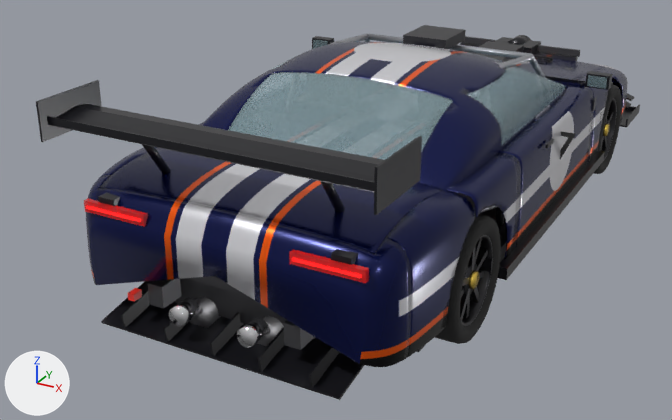
The glTF model godot/assets/sedan.glb: old version first, new version second.
Before and after are seen from a 50 mm lens placed at (2.37, -5.47, 2.61), pointed at (-0.36, -0.49, 0.12). The axes (+X, +Y, +Z) are drawn at lower left. The lights are the same throughout. The picture after the commit comes second. Where no turn or scale is listed for an object, it has been applied to the vertices. Vertices at exactly the same position are counted once.

The first picture shows 'Body_Rear', 'Body_Sides', 'Bumper_R', 'Diffuser', 'Door_FR', 'Exhaust', 'Radiator', 'RearWing', 'Rear_Glass', 'Roof_Pillars', 'Tire_RR', 'Trunk', 'Window_FR' and 31 more.
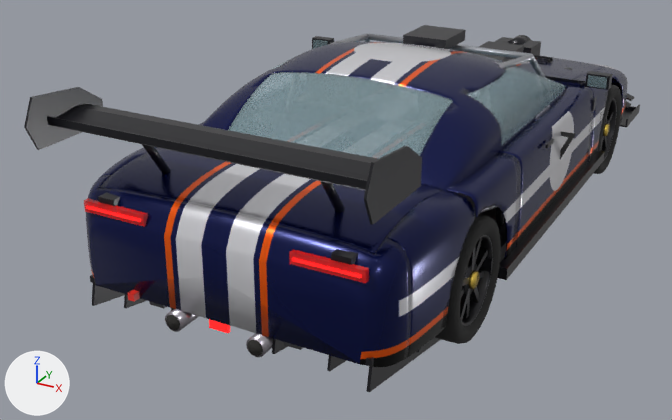
Where the change shows, as pixel boxes (x1, y1, x2, y2) in the pictures (672 x 420 px; the box of a moved part takes in the faces that stretch with it):
'RearWing', reshaped
    before: (36, 80, 422, 215)
    after: (24, 87, 422, 225)
'Diffuser', reshaped
    before: (101, 281, 364, 400)
    after: (90, 275, 441, 392)
'Exhaust', reshaped
    before: (169, 297, 284, 348)
    after: (165, 309, 273, 357)
'Radiator', moved, rescaled (not visible afterwards)
    before: (460, 36, 580, 61)
part 1 of me_bumper_r, moved or reshaped (not visible before)
    after: (97, 276, 358, 364)
part 2 of me_diffuser, added
    after: (90, 275, 374, 366)
part 3 of me_diffuser, added
    after: (209, 319, 230, 333)
part 4 of me_diffuser, rebuilt (not visible afterwards)
    before: (101, 281, 364, 400)
part 5 of me_diffuser, deleted (black)
    before: (120, 289, 150, 328)
part 6 of me_diffuser, deleted (black)
    before: (309, 347, 340, 388)
part 7 of me_diffuser, deleted (black)
    before: (209, 312, 244, 356)
part 8 of me_diffuser, built on
    before: (164, 321, 284, 372)
    after: (92, 283, 441, 392)
part 9 of me_rearwing, rebuilt (20% wider)
    before: (374, 136, 422, 215)
    after: (364, 146, 422, 225)
part 10 of me_rearwing, rebuilt (19% wider)
    before: (36, 80, 102, 142)
    after: (24, 87, 103, 150)
part 11 of me_exhaust, added
    after: (166, 315, 180, 330)
part 12 of me_exhaust, added
    after: (247, 340, 263, 356)
part 13 of me_exhaust, moved or reshaped (mostly hidden afterwards)
    before: (171, 297, 284, 346)
    after: (165, 309, 264, 357)
part 14 of me_exhaust, recoloured
    before: (169, 298, 268, 348)
    after: (166, 311, 273, 357)
'FuelCell', unchanged, covered by the edit
    before: (175, 278, 286, 326)

Diff of the bpy script that builds the scene:
```diff
--- a/godot/assets/sedan.glb.py
+++ b/godot/assets/sedan.glb.py
@@ mat_titanium @@
+mat_titanium = principled_material('titanium')
+mat_titanium.base_color = (0.46, 0.43, 0.48)  # grey #b5afb8
+mat_titanium.metallic = 1.0
+mat_titanium.roughness = 0.28
@@ me_bumper_r @@
 me_bumper_r.from_pydata(...)  # 1002 vertices, 2000 faces; spans x -0.92..0.92, y -2.33..-2.12, z 0.28..0.86
 # verts and faces of me_bumper_r; kept vertices keep their numbers, new ones are numbered from 1002
+# me_bumper_r part 1
+delete_faces([(431, 862, 432), (432, 862, 863), (377, 432, 863), (377, 863, 808)])
+faces += [(377, 432, 431), (808, 862, 863), (377, 431, 862), (377, 862, 808)]
 me_bumper_r.materials.append(mat_paint)
@@ me_diffuser @@
-me_diffuser.from_pydata(...)  # 48 vertices, 72 faces; spans x -0.7..0.7, y -2.4..-1.84, z 0.142..0.338
+me_diffuser.from_pydata(...)  # 72 vertices, 108 faces; spans x -0.82..0.82, y -2.328..-1.433, z 0.007..0.353
+# me_diffuser part 2: a new loose piece, a box spanning x -0.82..0.82, y -2.315..-2.285, z 0.317..0.353, in mat_carbon (black #1d1d22)
+# me_diffuser part 3: a new loose piece, a box spanning x -0.055..0.055, y -2.328..-2.308, z 0.27..0.32, in mat_ledred (red #ff0000, glowing red #ff2727)
+# me_diffuser part 4: the loose piece of 8 vertices spanning x -0.7..0.7, y -2.392..-1.848, z 0.145..0.255 is rebuilt with 8 vertices and now spans x -0.82..0.82, y -2.311..-1.449, z 0.144..0.336
+# me_diffuser part 5: the loose piece of 8 vertices spanning x -0.556..-0.544, y -2.4..-1.84, z 0.142..0.338 is deleted
+# me_diffuser part 6: the loose piece of 8 vertices spanning x 0.544..0.556, y -2.4..-1.84, z 0.142..0.338 is deleted
+# me_diffuser part 7: the loose piece of 8 vertices spanning x -0.006..0.006, y -2.4..-1.84, z 0.142..0.338 is deleted
+# me_diffuser part 8: 16 vertices removed from x -0.281..0.281, y -2.4..-1.84, z 0.142..0.338; 48 vertices added at x -0.818..0.818, y -2.327..-1.433, z 0.007..0.353
 me_diffuser.materials.append(mat_carbon)
+me_diffuser.materials.append(mat_ledred)  # red #ff0000, glowing red #ff2727
@@ me_rearwing @@
-me_rearwing.from_pydata(...)  # 82 vertices, 140 faces; spans x -0.9..0.9, y -2.45..-1.98, z 0.85..1.32
+me_rearwing.from_pydata(...)  # 94 vertices, 164 faces; spans x -0.9..0.9, y -2.54..-1.98, z 0.85..1.35
+# me_rearwing part 9: the loose piece of 8 vertices spanning x 0.88..0.9, y -2.45..-2.03, z 1.12..1.32 is rebuilt with 14 vertices and now spans x 0.88..0.9, y -2.54..-2.02, z 1.09..1.35
+# me_rearwing part 10: the loose piece of 8 vertices spanning x -0.9..-0.88, y -2.45..-2.03, z 1.12..1.32 is rebuilt with 14 vertices and now spans x -0.9..-0.88, y -2.54..-2.02, z 1.09..1.35
 me_rearwing.materials.append(mat_carbon)
@@ me_exhaust @@
-me_exhaust.from_pydata(...)  # 248 vertices, 472 faces; spans x -0.28..0.28, y -2.39..1.01, z 0.15..0.37
+me_exhaust.from_pydata(...)  # 344 vertices, 656 faces; spans x -0.33..0.33, y -2.38..1.01, z 0.15..0.44
+# me_exhaust part 11: a new loose piece, a 20-sided cylinder along y spanning x -0.281..-0.199, y -2.377..-2.365, z 0.229..0.311, in mat_soot (dark grey #302f2d)
+# me_exhaust part 12: a new loose piece, a 20-sided cylinder along y spanning x 0.199..0.281, y -2.377..-2.365, z 0.229..0.311, in mat_soot (dark grey #302f2d)
+# me_exhaust part 13: 179 vertices moved from x -0.28..0.28, y -2.39..-1.68, z 0.16..0.37 to x -0.33..0.33, y -2.37..-1.42, z 0.22..0.44; 7 vertices removed from x -0.22..0.25, y -2.39..-2.27, z 0.32..0.37; 23 vertices added at x -0.29..0.24, y -2.37..-2.17, z 0.22..0.32
+# me_exhaust part 14: 77 faces spanning x -0.29..0.29, y -2.37..-2.17, z 0.22..0.32 switch from mat_chrome (white #ededf1) to mat_titanium (grey #b5afb8)
 me_exhaust.materials.append(mat_steel)
+me_exhaust.materials.append(mat_soot)  # dark grey #302f2d
@@ me_radiator @@
-me_radiator.from_pydata(...)  # 24 vertices, 36 faces; spans x -0.52..0.52, y 1.97..2.03, z 0.245..0.765
+me_radiator.from_pydata(...)  # 24 vertices, 36 faces; spans x -0.52..0.52, y 1.97..2.03, z 0.253..0.605
+# me_radiator part 15: the whole mesh is scaled about its middle by (1, 1, 0.677), then moved by (0.0, 0.0, -0.076)
 me_radiator.materials.append(mat_darksteel)
```
